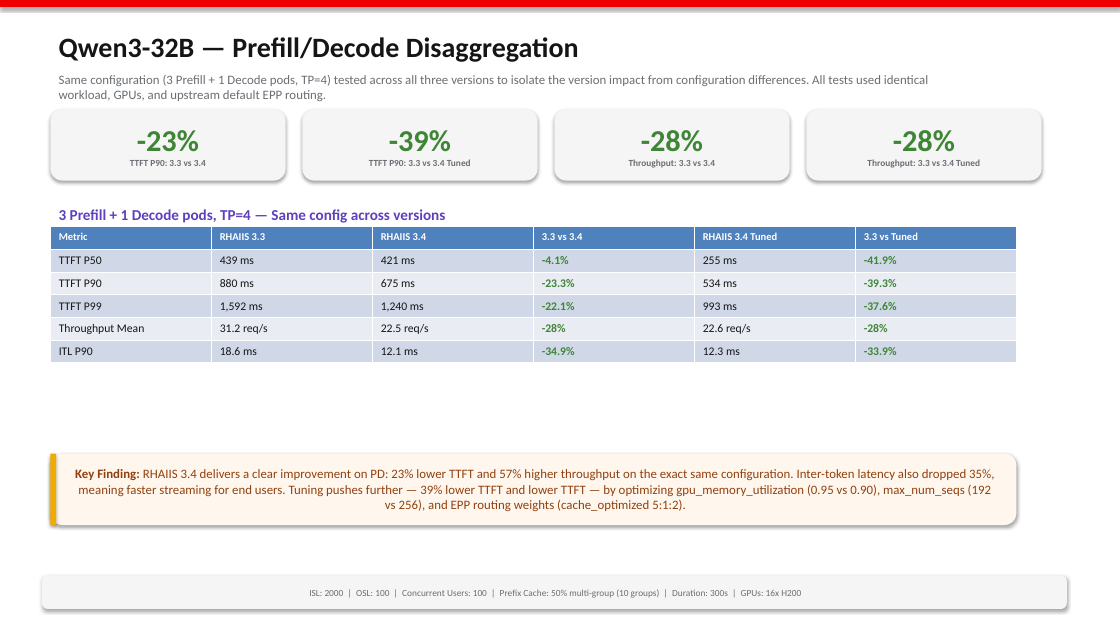
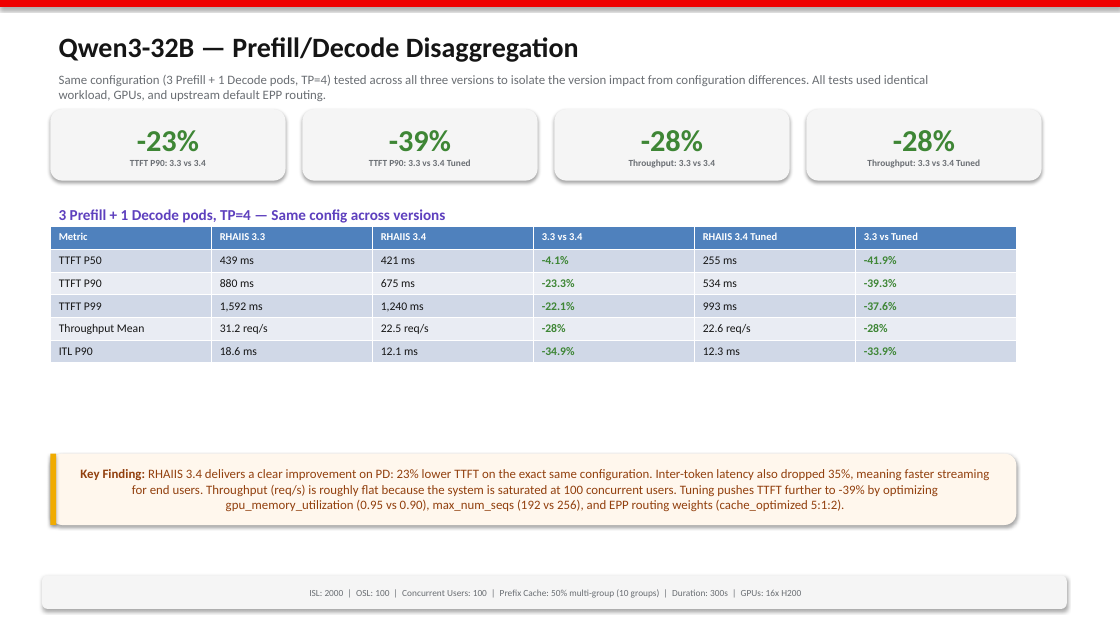
Before and after one commit to openshift-psap/serveit-studio, a slide deck: slide 2 of docs/regression-slides.pptx. Drawn at 1120x630 pixels with LibreOffice and Linux fonts; fonts in the diff are those of the drawing. Boxes give left, top, right and bottom in pixels: in the first picture for what was removed or moved away, otherwise in the second. Text is boxed around its words. In the diff, an @@ line names an element or a change of style, - is before the commit and + after.

```diff
--- a/docs/regression-slides.pptx
+++ b/docs/regression-slides.pptx
@@ text in rounded rectangle at (80, 469, 989, 511): text changed @@
-Key Finding: RHAIIS 3.4 delivers a clear improvement on PD: 23% lower TTFT and 57% higher throughput on the exact same configuration. Inter-token latency also dropped 35%, meaning faster streaming for end users. Tuning pushes further — 39% lower TTFT and lower TTFT — by optimizing gpu_memory_utilization (0.95 vs 0.90), max_num_seqs (192 vs 256), and EPP routing weights (cache_optimized 5:1:2).
+Key Finding: RHAIIS 3.4 delivers a clear improvement on PD: 23% lower TTFT on the exact same configuration. Inter-token latency also dropped 35%, meaning faster streaming for end users. Throughput (req/s) is roughly flat because the system is saturated at 100 concurrent users. Tuning pushes TTFT further to -39% by optimizing gpu_memory_utilization (0.95 vs 0.90), max_num_seqs (192 vs 256), and EPP routing weights (cache_optimized 5:1:2).
```
Also in this commit, not shown: 2 other slides changed.
